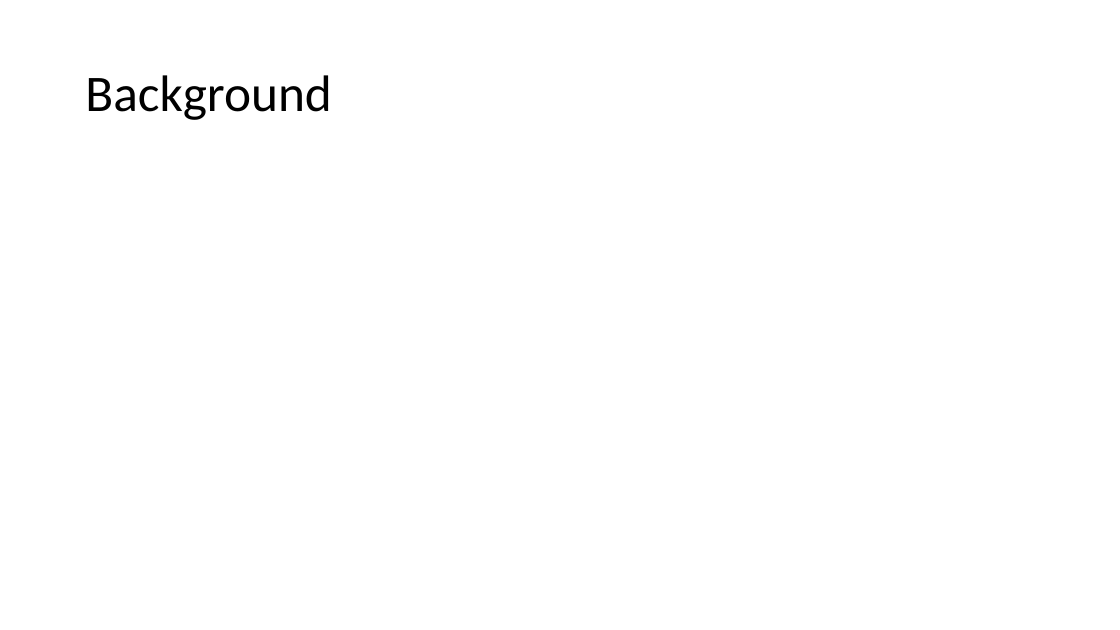
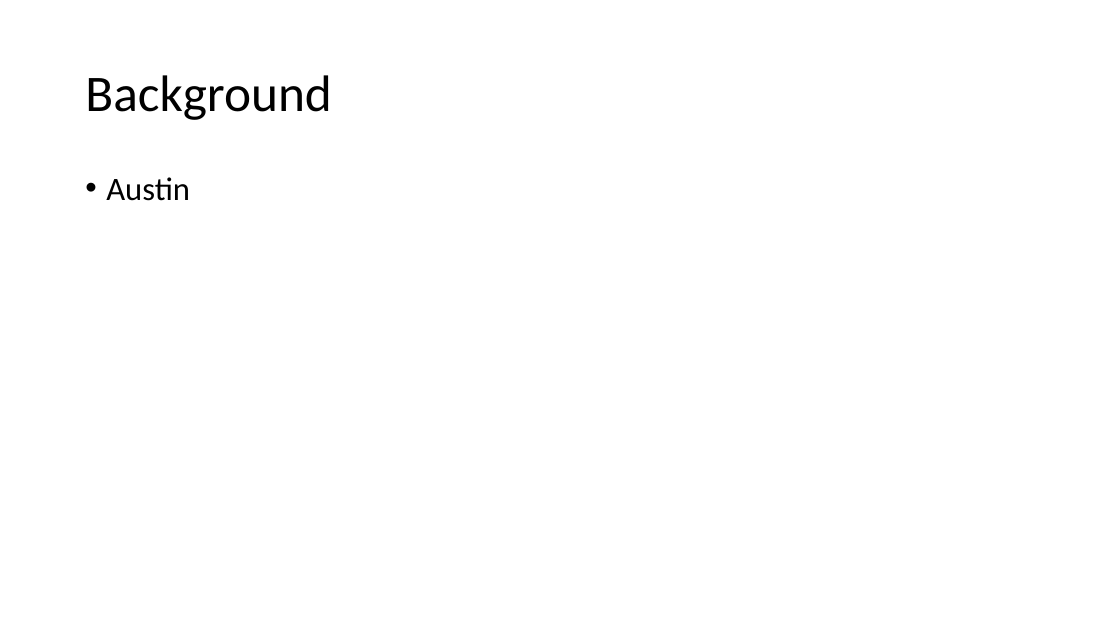
Before and after one commit to elkinst65/QTW_08, a slide deck: slide 3 of infographic.pptx. Drawn at 1120x630 pixels with LibreOffice and Linux fonts; fonts in the diff are those of the drawing. Boxes give left, top, right and bottom in pixels: in the first picture for what was removed or moved away, otherwise in the second. Text is boxed around its words. In the diff, an @@ line names an element or a change of style, - is before the commit and + after.

```diff
--- a/infographic.pptx
+++ b/infographic.pptx
@@ text added at bbox=[106, 177, 190, 201], 28 pt, text #000000 @@
+• Austin
```
Also in this commit, not shown: 5 other slides changed, 1 slide added.
